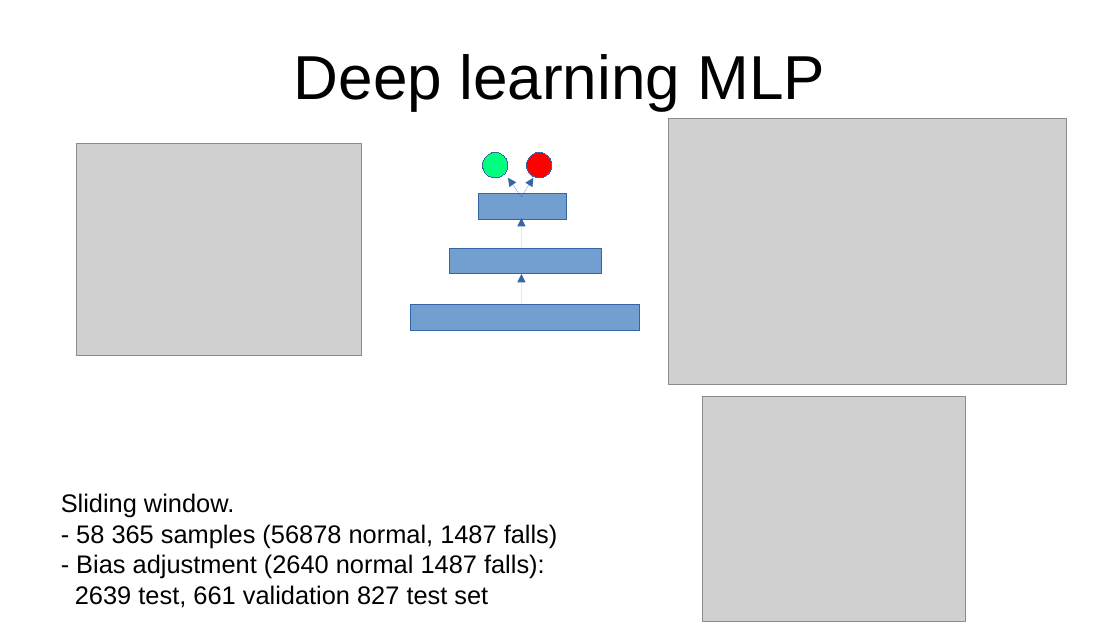
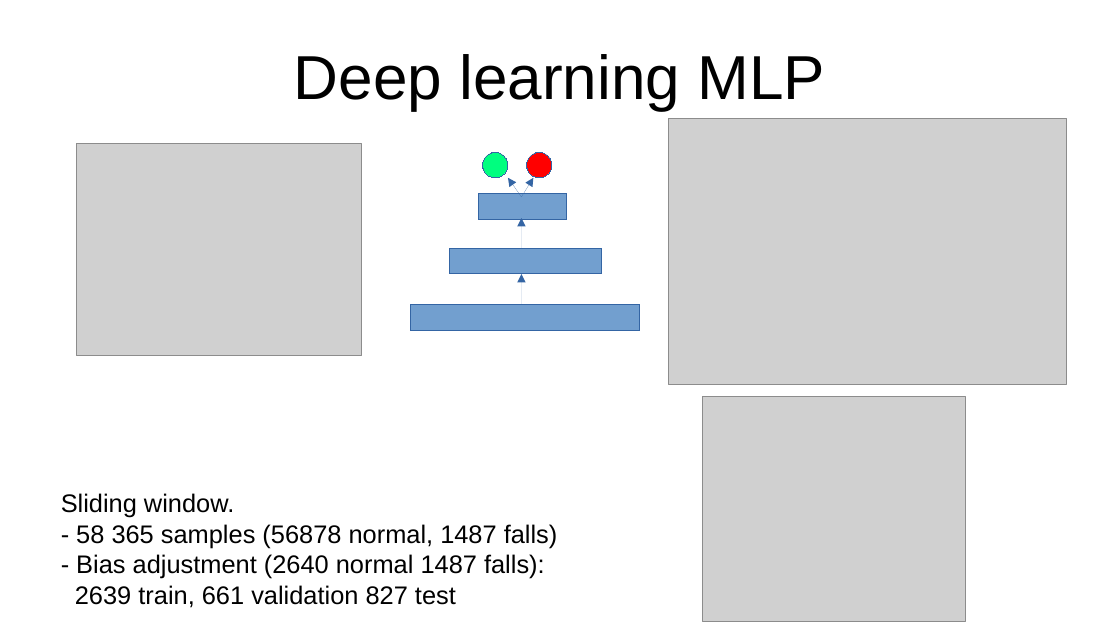
Before and after one commit to Dan-Lundh/Falldetector, a slide deck: slide 2 of presentation.odp. Drawn at 1120x630 pixels with LibreOffice and Linux fonts; fonts in the diff are those of the drawing; grey boxes stand for pictures. Boxes give left, top, right and bottom in pixels: in the first picture for what was removed or moved away, otherwise in the second. Text is boxed around its words. In the diff, an @@ line names an element or a change of style, - is before the commit and + after.

Commit message:
changes presentation

```diff
--- a/presentation.odp
+++ b/presentation.odp
@@ text at [61, 493, 558, 608]: text changed @@
-Sliding window.
-- 58 365 samples (56878 normal, 1487 falls)
-- Bias adjustment (2640 normal 1487 falls):
-2639 test, 661 validation 827 test set
+Sliding window.
+- 58 365 samples (56878 normal, 1487 falls)
+- Bias adjustment (2640 normal 1487 falls):
+2639 train, 661 validation 827 test
```
